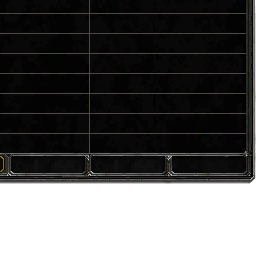
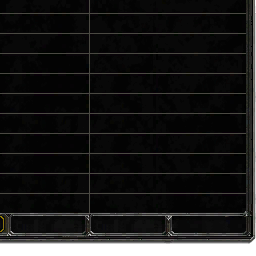
Layered file, before and after one edit (256×256). Changes by layer:
renamed "Layer 4" to "Layer 5 copy 2", painted on it over [0, 133, 256, 193]
removed layer "Layer 3" over [89, 154, 162, 176]
renamed "Layer 2" to "Layer 5 copy", painted on it over [0, 133, 256, 184]
removed layer "Layer 1" over [162, 133, 256, 184]
moved "Layer 5" above "Background", painted on it over [0, 133, 256, 244]
